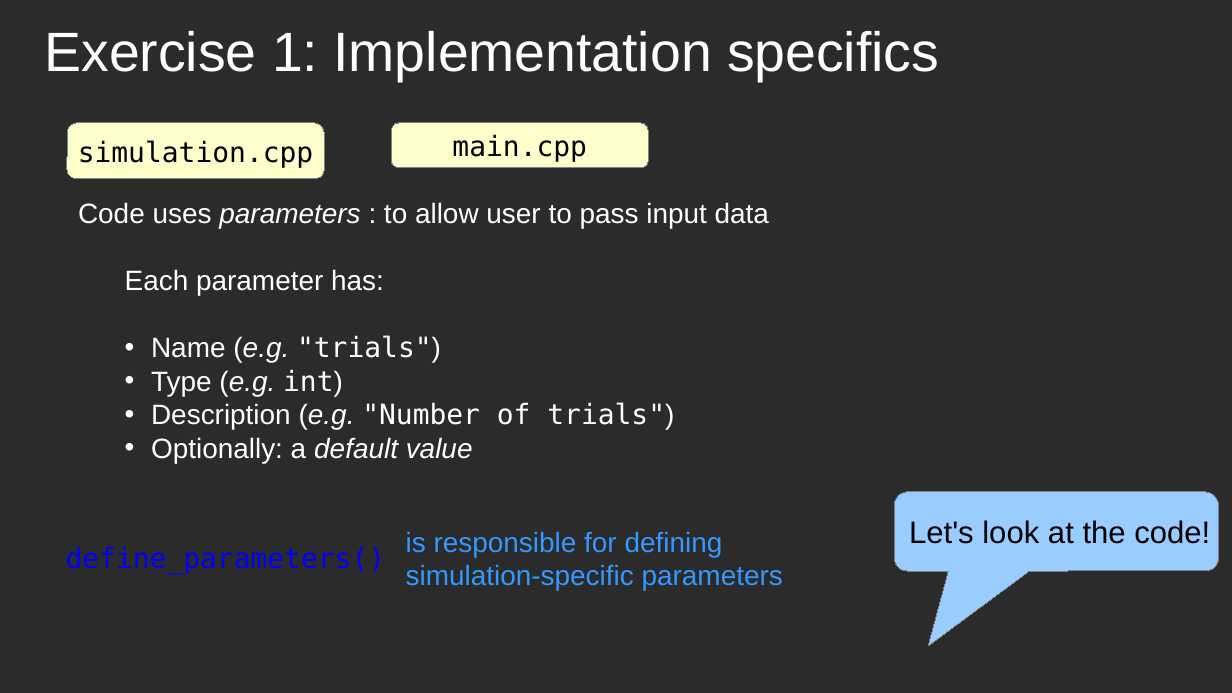
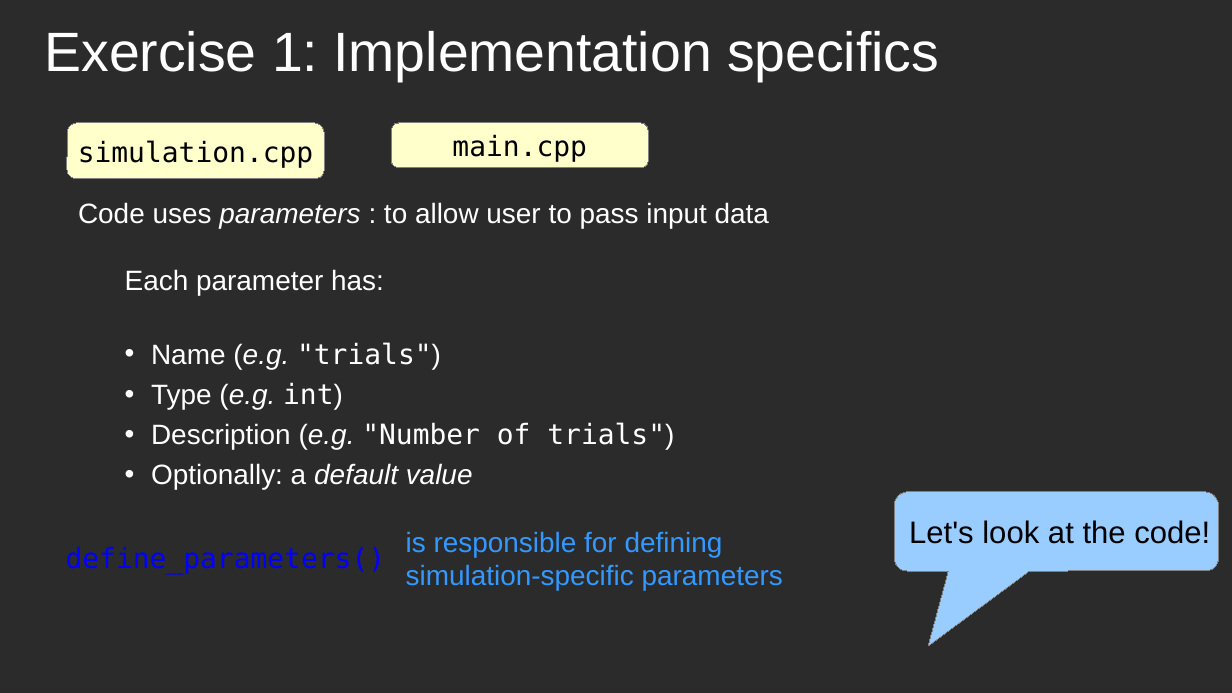
Before and after one commit to ALPSCore/Tutorial2, a slide deck: slide 9 of talk/overview.odp. Drawn at 1232x693 pixels with LibreOffice and Linux fonts; fonts in the diff are those of the drawing; background and template pictures are left out; a plain dark background stands for a picture behind light text. Boxes give left, top, right and bottom in pixels: in the first picture for what was removed or moved away, otherwise in the second. Text is boxed around its words. In the diff, an @@ line names an element or a change of style, - is before the commit and + after.

```diff
--- a/talk/overview.odp
+++ b/talk/overview.odp
@@ text at (151, 342, 674, 490): more space between paragraphs @@
```
Also in this commit, not shown: 10 other slides changed, 1 slide added, 1 other file.
